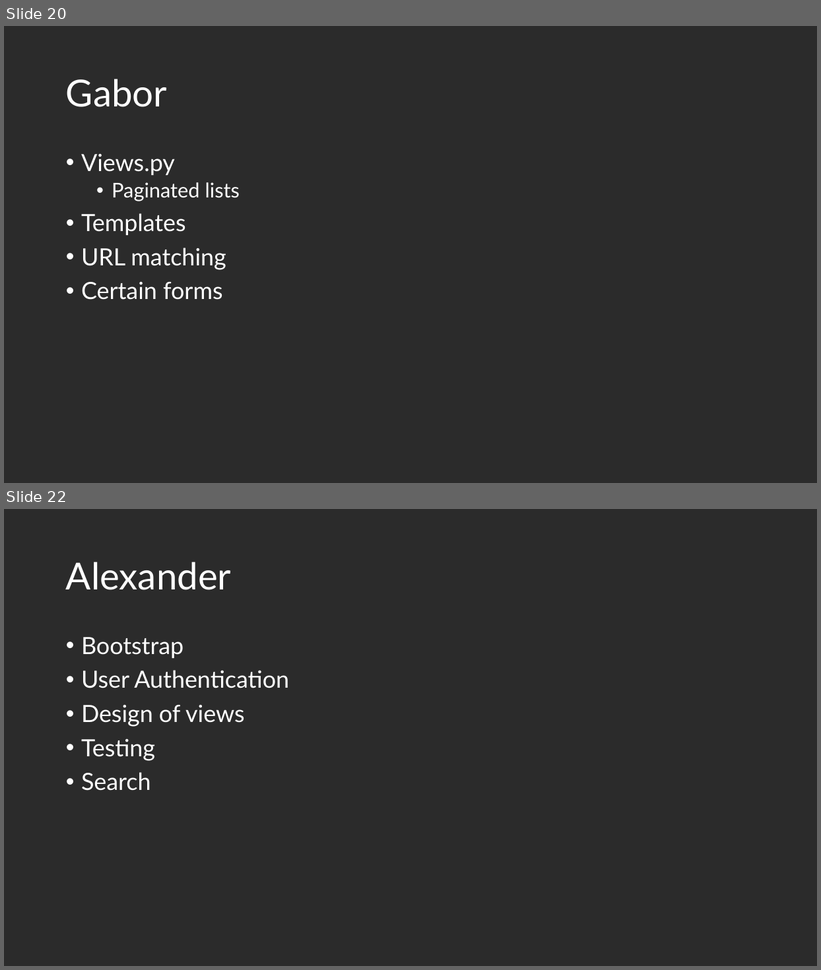
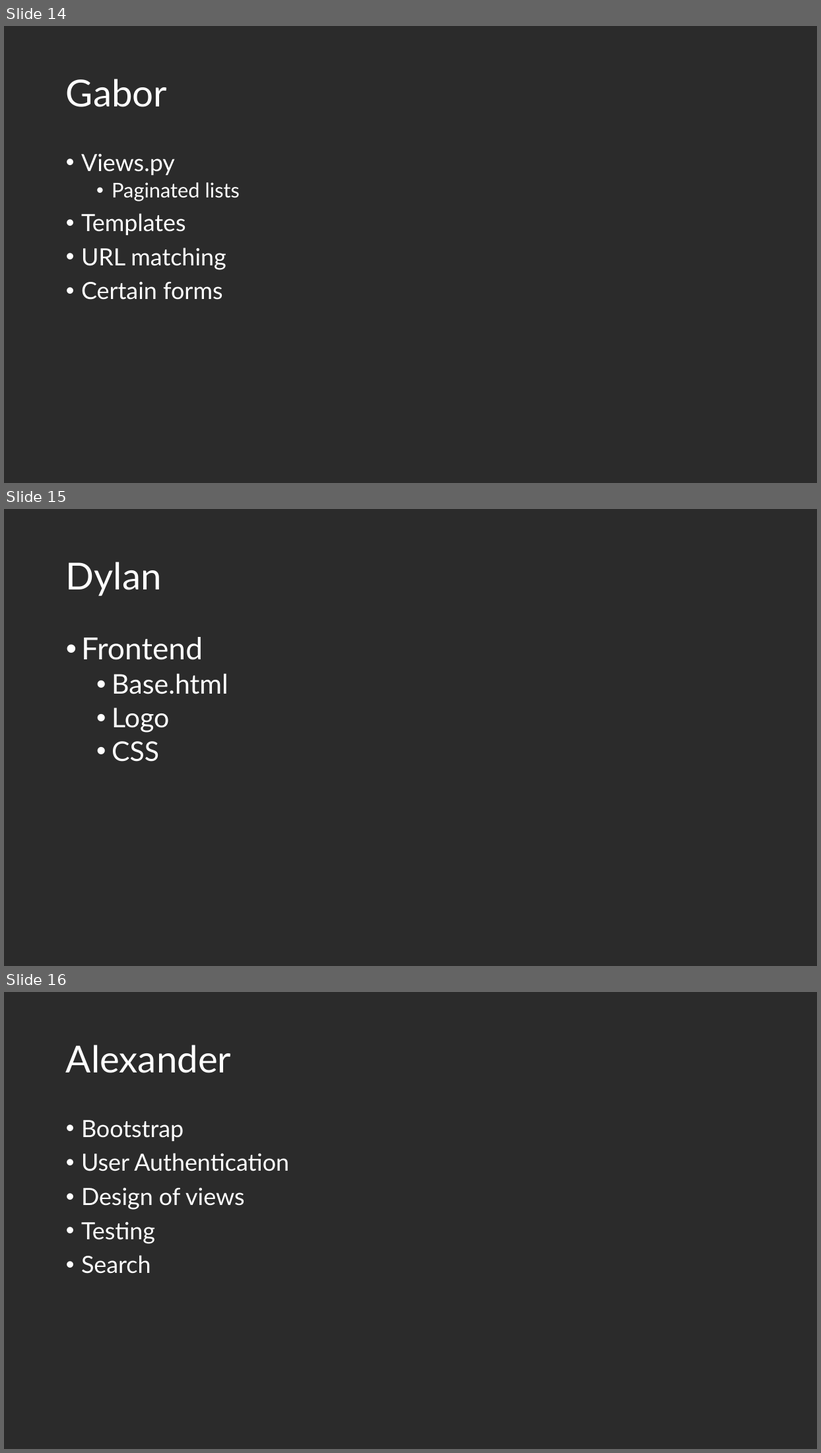
Before and after one commit to fmavb/travelmate, a slide deck: travelmate.pptx. Shown one above the other, each under a label of ours: slides 20 and 22 before the commit, slides 14, 15 and 16 after it; the slides between them are not shown. The pictures are 821x970 and 821x1453 pixels, drawn with LibreOffice and Linux fonts; fonts in the diff are those of the drawing; background and template pictures are left out; a plain dark background stands for a picture behind light text. Boxes give left, top, right and bottom in pixels: in the first picture for what was removed or moved away, otherwise in the second. Text is boxed around its words. In the diff, an @@ line names an element or a change of style, - is before the commit and + after.

```diff
--- a/travelmate.pptx
+++ b/travelmate.pptx
@@ slide 15 added at <box>4,509,817,966</box>, background picture (left out) @@
@@ title added at <box>66,562,162,596</box>, 44 pt, text #FFFFFF @@
+Dylan
@@ text added at <box>81,637,228,762</box>, 32 pt, text #FFFFFF @@
+• Frontend
+  • Base.html
+  • Logo
+  • CSS
@@ what was slide 20 is now slide 14 @@
@@ what was slide 22 is now slide 16 @@
```
Also in this commit, not shown: 7 slides removed.
